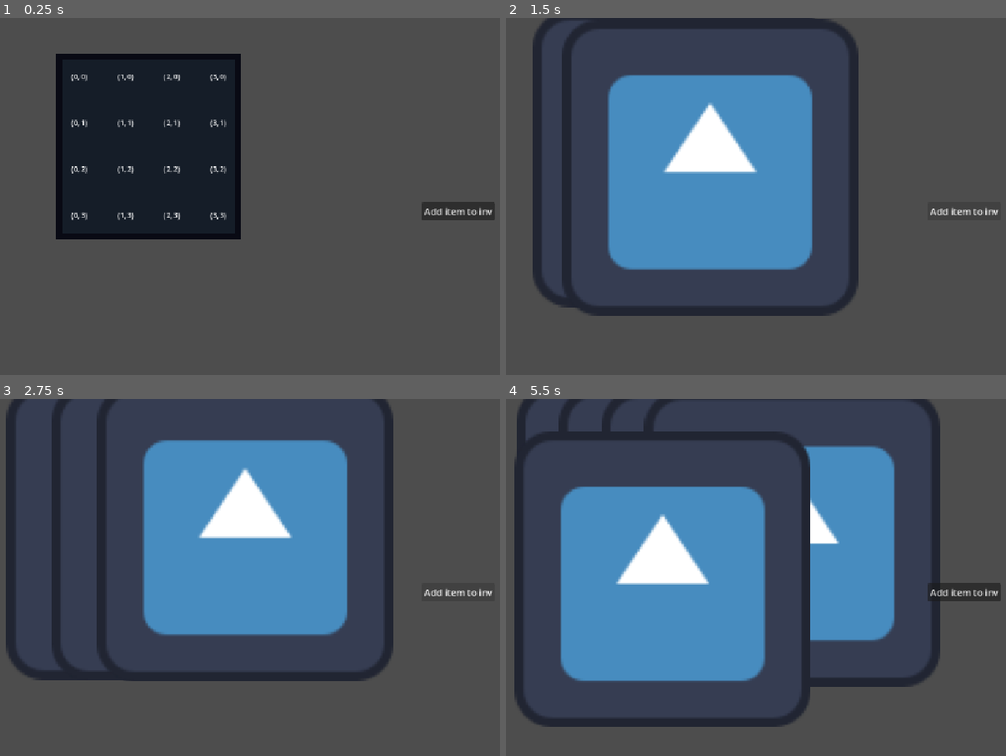
Above: before the commit, frames 1-4 (two rows, left to right).
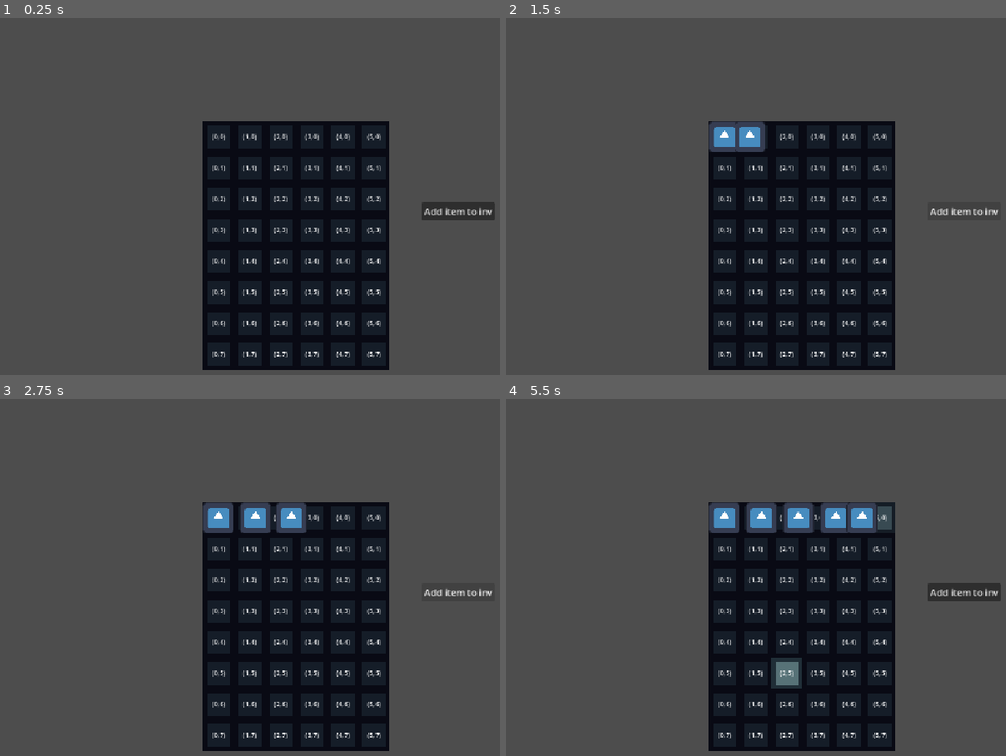
Above: after the commit, the same moments.

Repository: Froggo05/inventory-demo
Game: Godot game, scene res://Scenes/test_scene.tscn
The game is run twice, just before and just after one commit, with the same random seed, the same clock (stepped at 60 frames per second) and the same inputs. The engine's default icon, where the game draws it, is replaced by a stand-in: a white triangle on a blue panel in a dark square.
Inputs (mouse positions are in pixels of both pictures, inside the frame that each line leads up to):
- Up to frame 1 (0.25 s): no input
- Up to frame 2 (1.5 s): click "Add item to inv" at 0.5 s; click "Add item to inv" at 1.25 s
- Up to frame 3 (2.75 s): click "Add item to inv" at 2 s
- Up to frame 4 (5.5 s): move the mouse to (956, 566) at 2.77 s; press the mouse at (956, 566) at 2.78 s; tap Enter at 3.5 s; move the mouse to (676, 606) at 3.52 s; release the mouse at (676, 606) at 3.53 s; click (676, 606) at 3.6 s; move the mouse to (876, 502) at 4.27 s; press the mouse at (876, 502) at 4.28 s; tap Space at 5 s; move the mouse to (776, 659) at 5.02 s; release the mouse at (776, 659) at 5.03 s; click (776, 659) at 5.1 s

The runs differ from the first frame. In frame 1, 40% of the frame differs, in the area x 11-78%, y 10-99%; in frame 2, 45%; in frame 3, 44%; in frame 4, 51%, in the area x 1-87%, y 0-99%.
Error before the commit: Out of bounds get index '0' (on base: 'Dictionary[int, InventoryManager]') (res://Scenes/UI/ui.gd:44)

Commit message:
Still trying to figure out item scaling/positioning with different scales

Diff:
--- a/Scenes/Item/item.gd
+++ b/Scenes/Item/item.gd
@@ -9,24 +9,26 @@
 
 #-----variables-----
 @export var attributes: ItemAttributes
-@export var texture: TextureRect
+@export var sprite: TextureRect
 @export var invSize: Vector2i = Vector2i(1,1)
 @export var moveFactor: float = 6.0
-var itemScale:float = 0.008
-
 var invPosition : Vector2i = -1.0 * Vector2i.ONE
 var IUID: int
 var targetPosition: Vector2
-var itemOffset: Vector2 = Vector2( self.size.x/2, self.size.y/2)
+
 #-----private-----
 func _ready() -> void:
-	texture.scale *= Global.uiScale * 0.008
+	sprite.scale = Vector2.ONE * (Global.uiScale/((sprite.texture.get_size().x / 8.0))) #calculate the ratio between this image and the inv slot tile size img
+	print(sprite.scale)
+	#position = sprite.scale * sprite.texture.get_size()
+	self.custom_maximum_size = sprite.size
+	pass
 
 func _physics_process(delta: float) -> void:
 	_updatePosition(delta)
 
 func _updatePosition(delta)->void:
-	self.global_position = self.global_position.slerp(targetPosition, clamp(delta * moveFactor, 0.0, 1.0))
+	self.global_position = self.global_position.lerp(targetPosition, clamp(delta * moveFactor, 0.0, 1.0))
 
 #-----public-----
 func getTags()-> Dictionary:
@@ -37,7 +39,7 @@
 	return tagDict
 
 func calculateItemPositionInSlots(slotSize: float)->Vector2:
-	var avgPosition = ((invPosition * slotSize) + ((invPosition + invSize) * slotSize))/2 - self.size/2
-	var CentrePos:Vector2 = UI.getInventoryManager(IUID).global_position + avgPosition
-	return CentrePos - itemOffset
+	var avgPosition = Vector2(invPosition * slotSize)
+	var CentrePos:Vector2 = UI.getInventoryManager(IUID).global_position + avgPosition #invetnory pos (for offset) + avg position of first and last cell for center point
+	return CentrePos
 #-----signal responses-----
--- a/Scenes/Item/item.tscn
+++ b/Scenes/Item/item.tscn
@@ -8,14 +8,24 @@
 script = ExtResource("2_2ky4l")
 metadata/_custom_type_script = "uid://bet3qcju1ttno"
 
-[node name="Item" type="MarginContainer" unique_id=78478357 node_paths=PackedStringArray("texture")]
+[node name="Item" type="Control" unique_id=2137495195 node_paths=PackedStringArray("sprite")]
+custom_maximum_size = Vector2(128, 128)
+layout_mode = 3
+anchors_preset = 0
+offset_left = 1.0951319e-05
+offset_top = 1.0951319e-05
+offset_right = 79.99992
+offset_bottom = 79.94431
+offset_transform_enabled = true
+mouse_filter = 2
+script = ExtResource("1_hvuqc")
+attributes = SubResource("Resource_j5x6h")
+sprite = NodePath("Sprite")
+
+[node name="Sprite" type="TextureRect" parent="." unique_id=925538866]
+layout_mode = 0
 offset_right = 128.0
 offset_bottom = 128.0
-scale = Vector2(0.008, 0.008)
-script = ExtResource("1_hvuqc")
-attributes = SubResource("Resource_j5x6h")
-texture = NodePath("Sprite")
-
-[node name="Sprite" type="TextureRect" parent="." unique_id=925538866]
-layout_mode = 2
+scale = Vector2(0.125, 0.125)
+mouse_filter = 2
 texture = ExtResource("3_2ky4l")
--- a/Scenes/UI/Inventory/inventory.gd
+++ b/Scenes/UI/Inventory/inventory.gd
@@ -13,7 +13,11 @@
 #-----signals-----
 
 #-----variables-----
-@export var inventorySize: Vector2i = Vector2i.ONE
+@export var inventorySize: Vector2i = Vector2i.ONE:
+	set(value):
+		inventorySize = clamp(value, Vector2i(0,0), Vector2i(50,50))
+	get():
+		return clamp(inventorySize, Vector2i(0,0), Vector2i(50,50))
 var initialMousePos: Vector2 = Vector2.ZERO
 var IUID: int
 var inventoryGrid: Array[Array]:
@@ -35,32 +39,52 @@
 				placeItem(Vector2i(x,y), item)
 				print("AddAdded item to: ", Vector2i(x, y))
 				return #exit the loop as has placed one item
-			else:
-				print("Cant place item: ", Vector2i(x, y))
 
 func placeItem(inventoryPos: Vector2i, item: Item)->void:
 	var cellCheck = checkItemDropPosition(inventoryPos, item)
 	if cellCheck == SLOTCHECK.EMPTY:
 		item.invPosition = inventoryPos
 		item.IUID = IUID
-		item.targetPosition = item.calculateItemPositionInSlots(inventoryGrid[0][0].sizePixels.x)
+		item.targetPosition = item.calculateItemPositionInSlots(inventoryGrid[0][0].size.x)
 		print("Place item of size: ", item.invSize)
-		for y in range(inventoryPos.y, inventoryPos.y + item.invSize.y):
-			for x in range(inventoryPos.x, inventoryPos.x + item.invSize.x):
-				var slot = inventoryGrid[inventoryPos.x][inventoryPos.y] as Slot
+
+		var itemBounds: Vector2i = Vector2i(inventoryPos.x + item.invSize.x, inventoryPos.y + item.invSize.y)
+		var yrange = range(inventoryPos.y, itemBounds.y)
+		var xrange = range(inventoryPos.x, itemBounds.x)
+
+		for y in yrange:
+			for x in xrange:
+				var slot = inventoryGrid[x][y] as Slot
 				slot.setItem(item)
 	else:
-		push_error("Cant move item: ", item)
+		placeItem(item.invPosition, item) #works because item.invPosition hasnt been updated by our method yet and the past position should be valid
+		push_warning("Cant move: ", item," REASON: " ,SLOTCHECK.find_key(cellCheck))
 
 func removeItem(inventoryPos: Vector2i, item: Item)->void:
-		for y in range(inventoryPos.y, inventoryPos.y + item.invSize.y):
-			for x in range(inventoryPos.x, inventoryPos.x + item.invSize.x):
-				var slot = inventoryGrid[inventoryPos.x][inventoryPos.y] as Slot
-				slot.setItem(null)
+	var itemBounds: Vector2i = Vector2i(inventoryPos.x + item.invSize.x, inventoryPos.y + item.invSize.y)
+	var yrange = range(inventoryPos.y, itemBounds.y)
+	var xrange = range(inventoryPos.x, itemBounds.x)
+
+	for y in yrange:
+		for x in xrange:
+			var slot = inventoryGrid[x][y] as Slot
+			slot.removeItem()
 
 func checkItemDropPosition(inventoryPos: Vector2i, item: Item)->int:
-	for y in range(inventoryPos.y, inventoryPos.y + item.invSize.y):
-		for x in range(inventoryPos.x, inventoryPos.x + item.invSize.x):
+	var itemBounds: Vector2i = Vector2i(inventoryPos.x + item.invSize.x, inventoryPos.y + item.invSize.y)
+
+	var yrange = range(inventoryPos.y, itemBounds.y)
+	var xrange = range(inventoryPos.x, itemBounds.x)
+
+	if itemBounds.y > inventorySize.y:
+		#push_error("Checking out of bounds (Y)", itemBounds.y, " -> ",inventorySize.y)
+		return SLOTCHECK.NULL
+	if itemBounds.x > inventorySize.x:
+		#push_error("Checking out of bounds (X)", itemBounds.x, " -> ",inventorySize.x)
+		return SLOTCHECK.NULL
+
+	for y in yrange:
+		for x in xrange:
 			var cellCheck: int = checkCell(Vector2i(x,y), item)
 			if cellCheck == SLOTCHECK.FULL:
 				return SLOTCHECK.FULL
@@ -82,7 +106,7 @@
 #-----signal responses-----
 func _on_mouse_entered() -> void:
 	Global.mouseIsHovering = true
-	print("Mouse is hovering Inventory", Global.hoveredInventoryId)
+	#print("Mouse is hovering Inventory", Global.hoveredIUID)
 
 func _on_mouse_exited() -> void:
 	Global.mouseIsHovering = false
--- a/Scenes/UI/Inventory/inventory.tscn
+++ b/Scenes/UI/Inventory/inventory.tscn
@@ -3,20 +3,22 @@
 [ext_resource type="Script" uid="uid://dcvho74542bqw" path="res://Scenes/UI/Inventory/inventory.gd" id="1_1i8xw"]
 [ext_resource type="Script" uid="uid://c4emdbk5bgyup" path="res://Scenes/UI/Inventory/item_grid.gd" id="2_1i8xw"]
 
-[node name="Inventory" type="MarginContainer" unique_id=899742553 node_paths=PackedStringArray("inventorySlotGridContainer")]
-offset_right = 512.0
-offset_bottom = 128.0
+[node name="Inventory" type="Control" unique_id=1819180068 node_paths=PackedStringArray("inventorySlotGridContainer")]
+layout_mode = 3
+anchors_preset = 0
+offset_right = 81.0
+offset_bottom = 81.0
 size_flags_horizontal = 3
 size_flags_vertical = 3
 script = ExtResource("1_1i8xw")
 inventorySlotGridContainer = NodePath("ItemGrid")
-inventorySize = Vector2i(4, 1)
 
 [node name="ItemGrid" type="GridContainer" parent="." unique_id=1752849925]
-layout_mode = 2
+layout_mode = 0
+offset_right = 80.0
+offset_bottom = 80.0
 theme_override_constants/h_separation = 0
 theme_override_constants/v_separation = 0
-columns = 4
 script = ExtResource("2_1i8xw")
 
 [connection signal="mouse_entered" from="." to="." method="_on_mouse_entered"]
--- a/Scenes/UI/Inventory/item_grid.gd
+++ b/Scenes/UI/Inventory/item_grid.gd
@@ -26,7 +26,7 @@
 			slot.name = str(Vector2i(x,y))
 			slot.inventoryCoordinate = Vector2i(x,y)
 			slot.label.text = "(" + str(x) + ", " + str(y) + ")"
-			slot.updateTexture(slot.inventoryCoordinate, inventorySize)
+			#slot.updateTexture(slot.inventoryCoordinate, inventorySize)
 			slot.IUID = IUID
 			if Engine.is_editor_hint():
 				pass
@@ -34,6 +34,6 @@
 				slot.slotHovered.connect(Global.updateHoveredCell)
 			InventoryGrid[x][y] = slot
 			add_child(slot)
-	print(InventoryGrid)
+	#print(InventoryGrid)
 
 #-----signal responses-----
--- a/Scenes/UI/Slot/slot.gd
+++ b/Scenes/UI/Slot/slot.gd
@@ -143,6 +143,9 @@
 func setItem(item: Item)->void:
 	itemContained = item
 
+func removeItem()->void:
+	itemContained = null
+
 #-----signal responses-----
 func on_mouse_entered() -> void:
 	slotHovered.emit(inventoryCoordinate, IUID)
--- a/Scenes/UI/Slot/slot.tscn
+++ b/Scenes/UI/Slot/slot.tscn
@@ -15,11 +15,11 @@
 region = Rect2(0, 0, 8, 8)
 
 [node name="Slot" type="Control" unique_id=1398576218 node_paths=PackedStringArray("TextureDict", "label")]
-custom_minimum_size = Vector2(128, 128)
+custom_minimum_size = Vector2(80, 80)
 layout_mode = 3
 anchors_preset = 0
-offset_right = 8.0
-offset_bottom = 8.0
+offset_right = 80.0
+offset_bottom = 80.0
 pivot_offset_ratio = Vector2(0.5, 0.5)
 mouse_filter = 1
 script = ExtResource("1_0mcts")
@@ -32,21 +32,21 @@
 [node name="HoverTexture" type="TextureRect" parent="." unique_id=386137145]
 texture_filter = 1
 layout_mode = 0
-offset_right = 128.0
-offset_bottom = 128.0
+offset_right = 80.0
+offset_bottom = 80.0
 texture = SubResource("AtlasTexture_636u5")
 
 [node name="DefaultTexture" type="TextureRect" parent="." unique_id=2014298784]
 texture_filter = 1
 layout_mode = 0
-offset_right = 128.0
-offset_bottom = 128.0
+offset_right = 80.0
+offset_bottom = 80.0
 texture = SubResource("AtlasTexture_ropfv")
 
 [node name="Label" type="Label" parent="." unique_id=959346371]
-layout_mode = 0
-offset_right = 128.0
-offset_bottom = 128.0
+layout_mode = 1
+offset_right = 80.0
+offset_bottom = 80.0
 theme_override_font_sizes/font_size = 12
 text = "x:  y: "
 horizontal_alignment = 1
--- a/Scenes/UI/UI.tscn
+++ b/Scenes/UI/UI.tscn
@@ -16,12 +16,13 @@
 
 [node name="Inventory" parent="." unique_id=718738191 instance=ExtResource("1_w371h")]
 layout_mode = 1
-offset_left = 153.0
-offset_top = 62.0
-offset_right = 665.0
-offset_bottom = 574.0
+offset_left = 406.99997
+offset_top = 178.99998
+offset_right = 502.99997
+offset_bottom = 307.0
+scale = Vector2(0.84, 0.84)
 offset_transform_enabled = true
-inventorySize = Vector2i(4, 4)
+inventorySize = Vector2i(6, 8)
 
 [node name="Button" type="Button" parent="." unique_id=33942453]
 layout_mode = 0
--- a/Scenes/UI/drag.gd
+++ b/Scenes/UI/drag.gd
@@ -10,31 +10,29 @@
 var type: String #Drag type, might add later
 var initialPosition: Vector2
 var offset: Vector2
-var dragSmoothing: float = 1.0
+var dragSmoothing: float = 25.0
 var targetinitialPos: Vector2
 var uiRef: UI
-
-
+var initialItemInvPos: Vector2i
+var initialIUID: int
 #-----private-----
-func _init(targetItem: Item, ui: UI, dragType: String = "") -> void:
-	uiRef = ui
+func _init(targetItem: Item, dragType: String = "") -> void:
 	item = targetItem
+	initialItemInvPos = item.invPosition
 	type = dragType
-	initialPosition = item.targetPosition
+	initialPosition = item.global_position
+	initialIUID = item.IUID
+	UI.getInventoryManager(initialIUID).removeItem(initialItemInvPos, item)
 	#need to store the item slot relative to the item size clicked
 
 #-----public-----
 func endDrag()->void:
 	if Global.mouseIsHovering:
-		var inventory: InventoryManager = uiRef.avaliableInventories[Global.hoveredInventoryId]
-		inventory.removeItem(item.invPosition, item)
-		inventory.placeItem(Global.hoveredCellCoordinate, item)
+		UI.getInventoryManager(Global.hoveredIUID).placeItem(Global.hoveredCellCoordinate, item)
 	else:
-		setItemTarget(initialPosition)
+		UI.getInventoryManager(initialIUID).placeItem(initialItemInvPos, item)
 
-func setItemTarget(pos: Vector2)->void:
+func setItemTargetPos(pos: Vector2)->void:
 	item.targetPosition = pos
 
-
-
 #-----signal responses-----
--- a/Scenes/UI/ui.gd
+++ b/Scenes/UI/ui.gd
@@ -23,34 +23,35 @@
 func _updateDrag()->void:
 	if dragInstance == null:
 		return
-	dragInstance.setItemTarget(get_global_mouse_position())
+	dragInstance.setItemTargetPos(get_global_mouse_position())
 
 func _startDrag()->void:
 	if dragInstance != null:
 		#push_warning("Last drag not finished")
 		dragInstance = null
-	var item = _getInventorySlotHovered()
+
+	var slot = _getInventorySlotHovered()
+	if slot == null:
+		print("Not clicked on slot | Drag failed")
+		return
+
+	var item = slot.itemContained
 	if item == null:
 		#maybe add a minimum mousemovement before drag
 		print("No item in hovered slot | Drag failed")
 		return
+
 	#print("Starting Drag")
-	dragInstance = Drag.new(item, self)
+	dragInstance = Drag.new(item)
 
-func _getInventorySlotHovered()->Item:
+func _getInventorySlotHovered()->Slot:
 	if !Global.mouseIsHovering:
 		#push_warning("No Inventory Hovered")
 		return
-	var activeinventory = avaliableInventories[Global.hoveredInventoryId] as InventoryManager
-	var inventorySlot = activeinventory.inventoryGrid[
-		Global.hoveredCellCoordinate.x][
-		Global.hoveredCellCoordinate.y] as Slot
+	var activeinventory = getInventoryManager(Global.hoveredIUID)
+	var inventorySlot = activeinventory.inventoryGrid[Global.hoveredCellCoordinate.x][Global.hoveredCellCoordinate.y] as Slot
 
-	if !inventorySlot.hasItem:
-		print("No item in slot")
-		return
-
-	return inventorySlot.itemContained
+	return inventorySlot
 
 
 func _endDrag()->void:
--- a/Scripts/Globals.gd
+++ b/Scripts/Globals.gd
@@ -14,17 +14,19 @@
 var SelectedItem: Item
 var inventoryCount: int
 var hoveredCellCoordinate: Vector2i
-var hoveredInventoryId: int
-var uiScale: float = 10.0
+var hoveredIUID: int
+var uiScale: float = 8.0
 var mouseIsHovering: bool = false
 
 func getUniqueInventoryIndex()-> int:
 	inventoryCount += 1
 	return inventoryCount-1
 
+
+
 #-----signal responses-----
 
 func updateHoveredCell(inventoryCoordinate: Vector2i, inventoryIndex: int)->void:
 	hoveredCellCoordinate = inventoryCoordinate
-	hoveredInventoryId = inventoryIndex
-	print("Updating Hover: ", hoveredCellCoordinate, " in inventory: ", inventoryIndex)
+	hoveredIUID = inventoryIndex
+	#print("Updating Hover: ", hoveredCellCoordinate, " in inventory: ", inventoryIndex)
